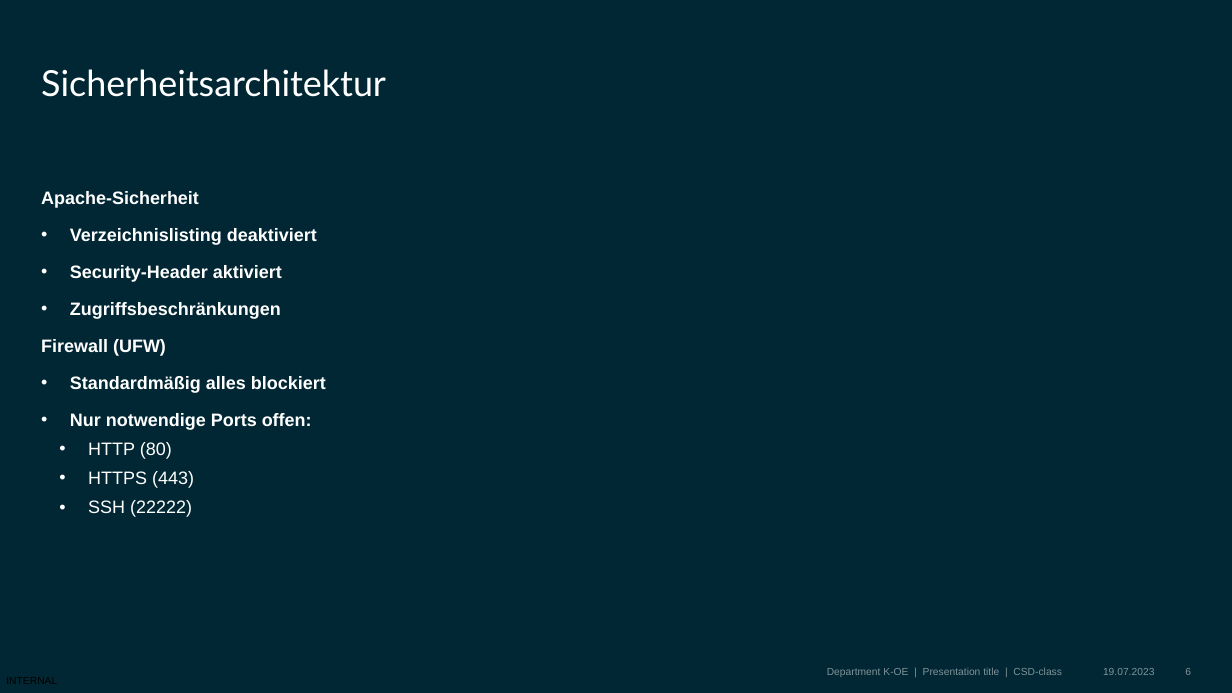
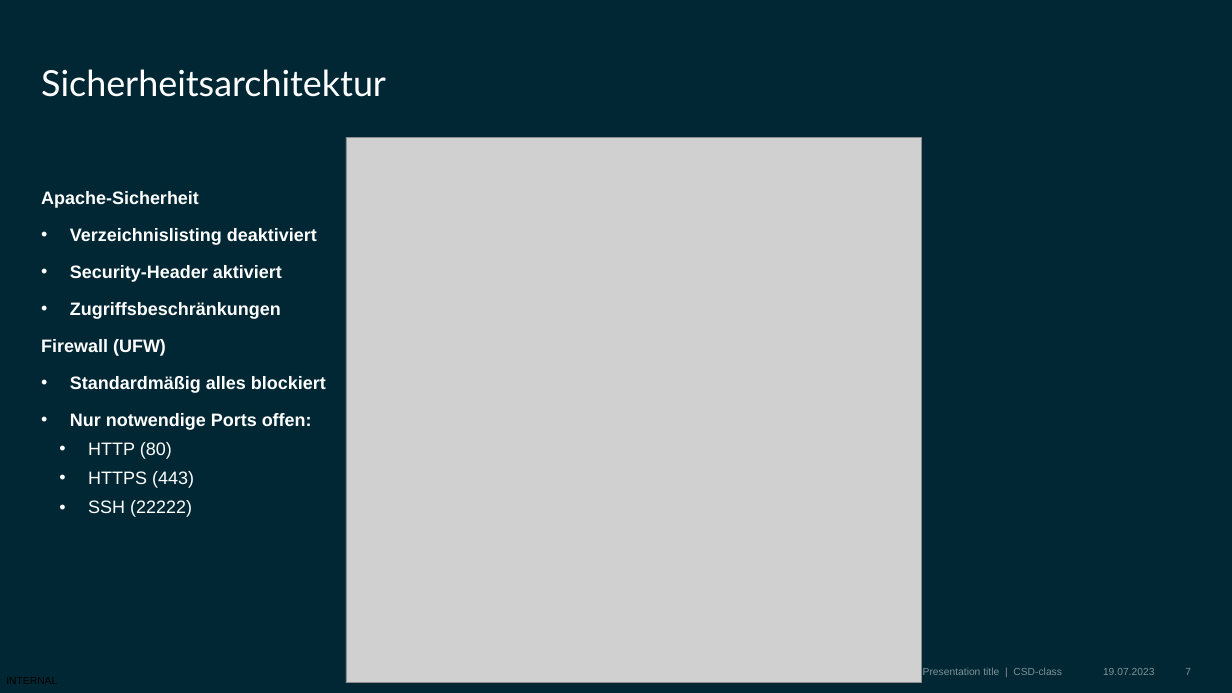
Before and after one commit to BBS2EMDBSEF/Gruppe-C, a slide deck: slide 7 of Dokumentation/Projekt_Präsentation.pptx (slide 6 before the commit). Drawn at 1232x693 pixels with LibreOffice and Linux fonts; fonts in the diff are those of the drawing; grey boxes stand for pictures; background and template pictures are left out. Boxes give left, top, right and bottom in pixels: in the first picture for what was removed or moved away, otherwise in the second. Text is boxed around its words. In the diff, an @@ line names an element or a change of style, - is before the commit and + after.

```diff
--- a/Dokumentation/Projekt_Präsentation.pptx
+++ b/Dokumentation/Projekt_Präsentation.pptx
@@ picture added at box(346, 137, 921, 683) @@
@@ page number at box(1185, 668, 1191, 675): text changed @@
-6
+7
```
Also in this commit, not shown: 3 other slides changed, 2 slides added.
